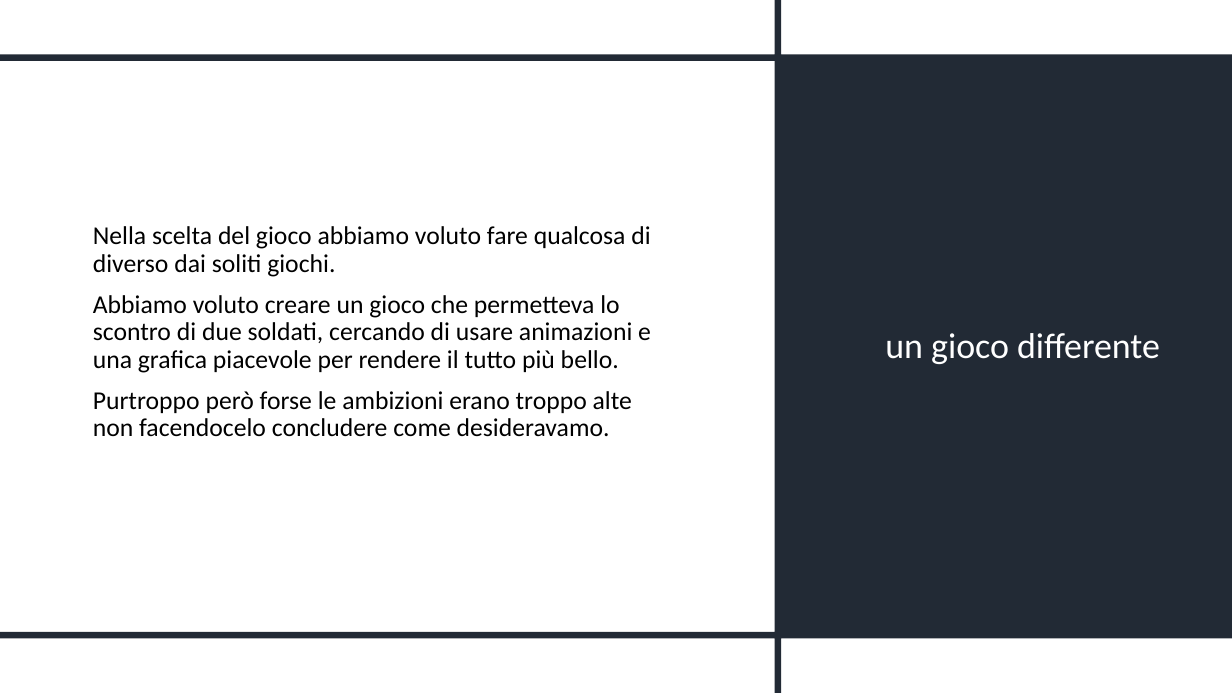
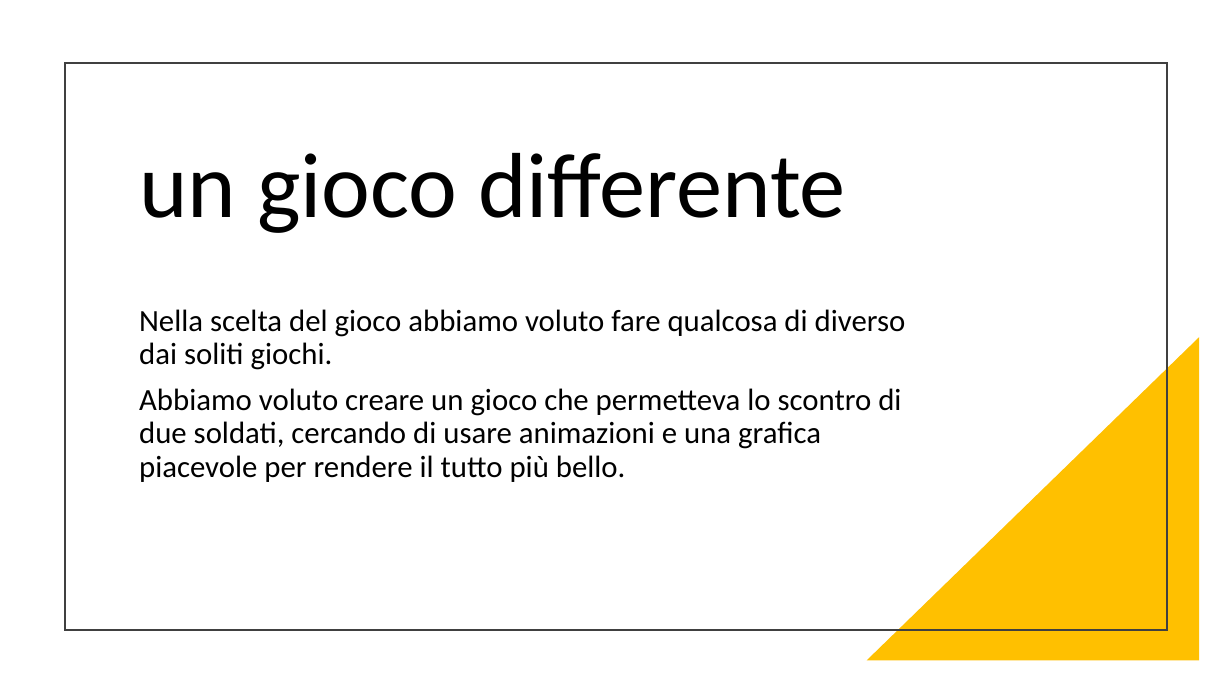
Before and after one commit to Padu360/Duel2D, a slide deck: slide 5 of docs/slides/powerpoint.pptx. Drawn at 1232x693 pixels with LibreOffice and Linux fonts; fonts in the diff are those of the drawing. Boxes give left, top, right and bottom in pixels: in the first picture for what was removed or moved away, otherwise in the second. Text is boxed around its words. In the diff, an @@ line names an element or a change of style, - is before the commit and + after.

Commit message:
update del powerpoint

```diff
--- a/docs/slides/powerpoint.pptx
+++ b/docs/slides/powerpoint.pptx
@@ freeform shape removed at (0,0,1232,693) @@
@@ rectangle added at (65,63,1167,629), outline #404040 1.5 pt @@
@@ title "un gioco differente": place and size @@
-title "un gioco differente" at (885,333,1160,364)
+title "un gioco differente" at (139,153,846,233)
@@ title "un gioco differente" at (139,153,846,233): size 28 to 72 pt, text colour #FFFFFF to #000000; alignment right to left @@
@@ text "Nella scelta del gioco abbiamo ...": place and size @@
-text "Nella scelta del gioco abbiamo ..." at (93,226,651,437)
+text "Nella scelta del gioco abbiamo ..." at (139,309,906,482)
@@ text "Nella scelta del gioco abbiamo ..." at (139,309,906,482): size 20 to 24 pt; vertical alignment middle to top @@
@@ right triangle added at (867,337,1200,661), fill #FFC000 @@
@@ text at (93,391,632,437): paragraph removed @@
-Purtroppo però forse le ambizioni erano troppo alte non facendocelo concludere come desideravamo.
```
Also in this commit, not shown: 1 other slide changed, 3 slides added.
